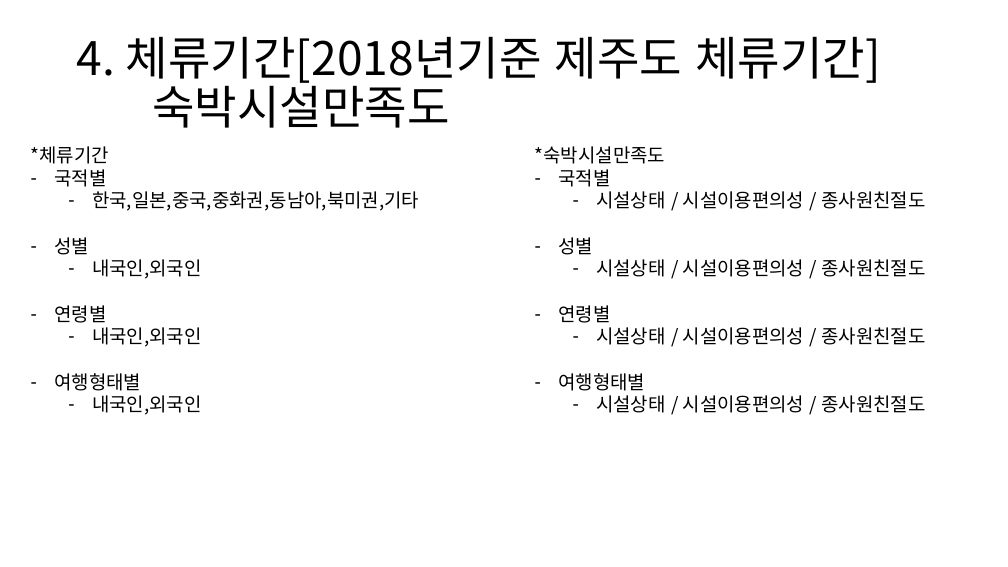
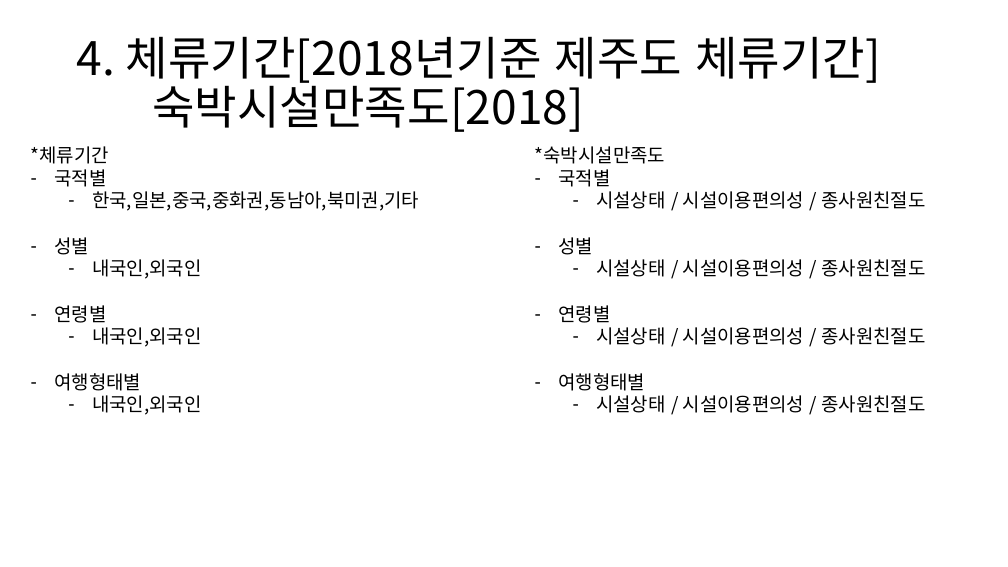
Before and after one commit to so-jeong0127/6-project, a slide deck: slide 16 of data/r 그래프.pptx (slide 17 before the commit). Drawn at 1008x567 pixels with LibreOffice and Linux fonts; fonts in the diff are those of the drawing. Boxes give left, top, right and bottom in pixels: in the first picture for what was removed or moved away, otherwise in the second. Text is boxed around its words. In the diff, an @@ line names an element or a change of style, - is before the commit and + after.

```diff
--- a/data/r 그래프.pptx
+++ b/data/r 그래프.pptx
@@ title at (77,36,881,132): text changed @@
-4. 체류기간[2018년기준 제주도 체류기간]
-숙박시설만족도
+4. 체류기간[2018년기준 제주도 체류기간]
+숙박시설만족도[2018]
```
Also in this commit, not shown: 7 other slides changed, 2 slides added, 7 slides removed, 4 other files.
